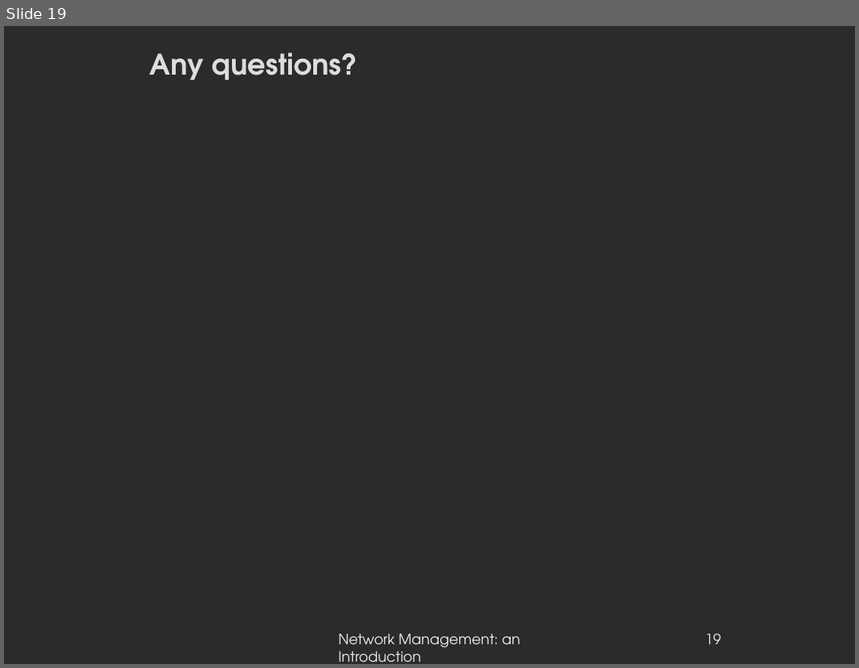
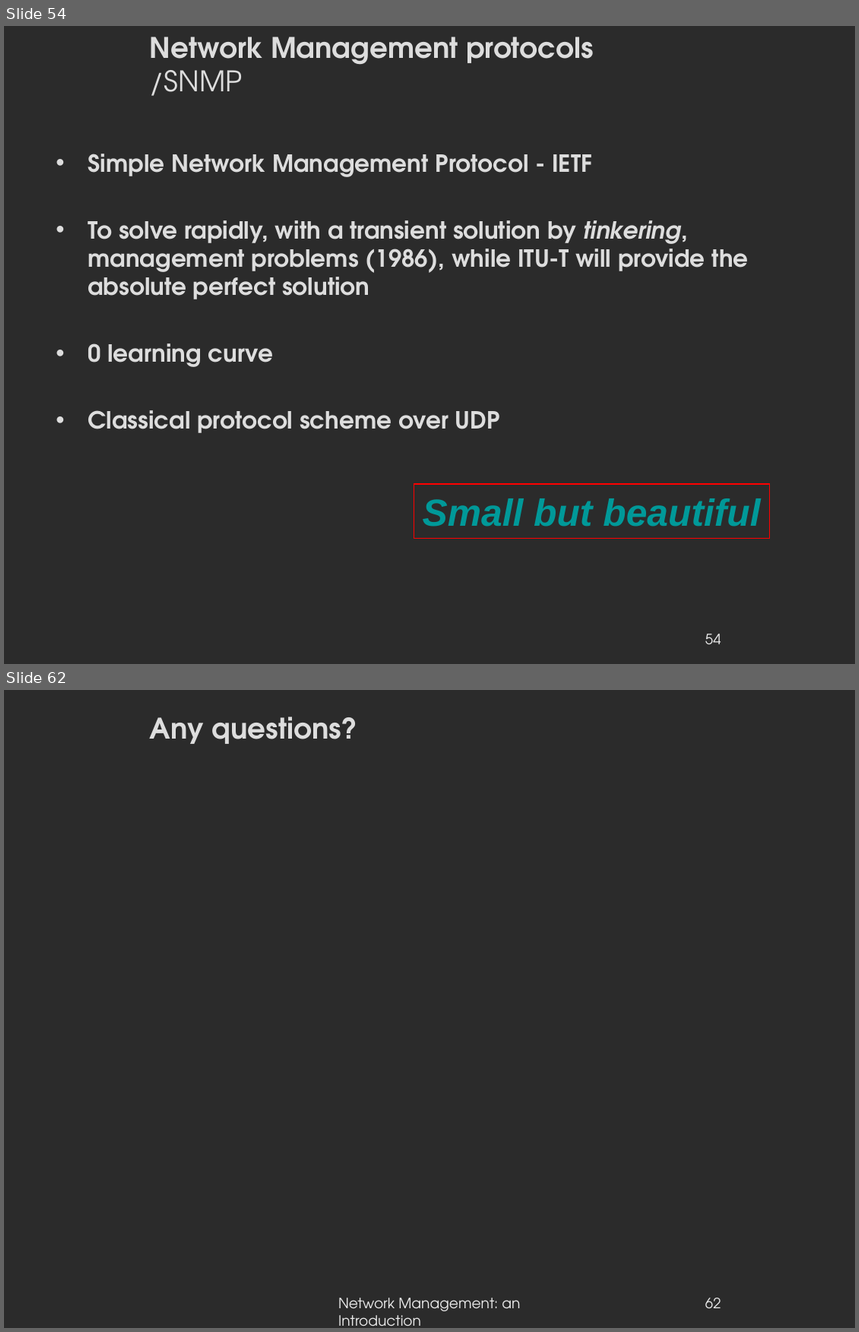
Before and after one commit to danielausparis/globals-3.00, a slide deck: globals-v3.00.odp. Shown one above the other, each under a label of ours: slide 19 before the commit, slides 54 and 62 after it; the slides between them are not shown. The pictures are 859x668 and 859x1332 pixels, drawn with LibreOffice and Linux fonts; fonts in the diff are those of the drawing; background and template pictures are left out; a plain dark background stands for a picture behind light text. Boxes give left, top, right and bottom in pixels: in the first picture for what was removed or moved away, otherwise in the second. Text is boxed around its words. In the diff, an @@ line names an element or a change of style, - is before the commit and + after.

```diff
--- a/globals-v3.00.odp
+++ b/globals-v3.00.odp
@@ slide 54 added at (4, 26, 855, 664), background picture (left out) @@
@@ title added at (150, 37, 594, 96), 24 pt, text #DDDDDD, bold @@
+Network Management protocols
+/SNMP
@@ text added at (88, 154, 748, 433), 20 pt, text #DDDDDD, bold @@
+• Simple Network Management Protocol - IETF
+• To solve rapidly, with a transient solution by tinkering, management problems (1986), while ITU-T will provide the absolute perfect solution
+• 0 learning curve
+• Classical protocol scheme over UDP
@@ rectangle added at (414, 485, 770, 539), outline #FF0000 0.99 pt, 32 pt, text #009999, bold, italic @@
+Small but beautiful
@@ page number added at (705, 634, 721, 645), 12 pt, text #EEEEEE @@
+54
@@ what was slide 19 is now slide 62 @@
@@ page number at (705, 1298, 721, 1309): text changed @@
-19
+62
```
Also in this commit, not shown: 4 slides changed, 42 other slides added.
